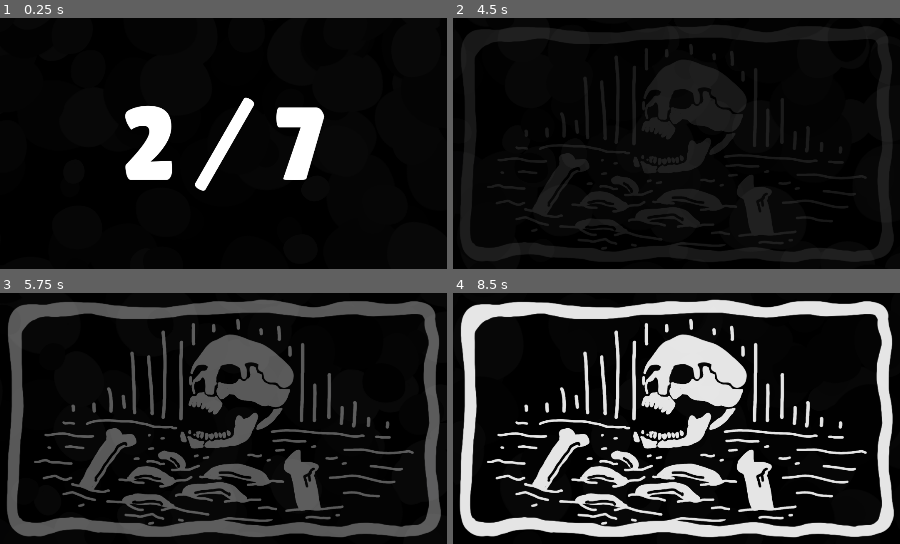
Above: before the commit, frames 1-4 (two rows, left to right).
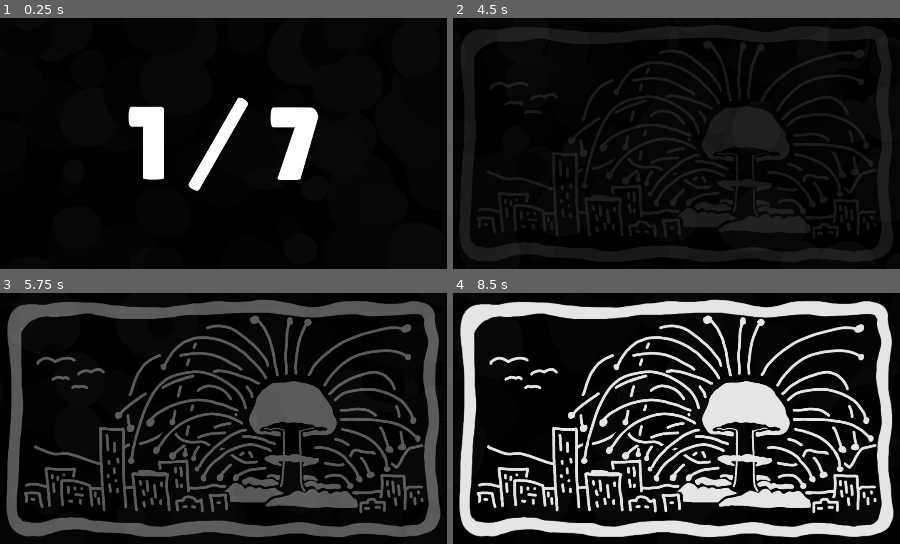
Above: after the commit, the same moments.

Repository: Hangover-Sunshine/DEFCON-JUNIOR
Game: Godot game, scene res://scenes/menus/menu_cutscene.tscn
Two runs of this game, one before a commit and one after it. Both use one fixed random seed, a clock stepped at 60 frames per second and the inputs below. This scene is started directly instead of the project's main scene.
Inputs:
- Up to frame 1 (0.25 s): no input
- Up to frame 2 (4.5 s): tap Enter at 0.5, 2 s; hold D (right) 0.53-1.28 s; tap Shift (dash) at 0.6, 2.85 s; tap Space (fire) at 1.25, 1.35 s; hold S (down) 1.28-2.03 s; hold D (right) 2.03-2.78 s; tap Q (shield) at 2.1, 4.35 s; hold W (up) 2.78-3.53 s; hold Space (fire) 3.53-4.28 s; hold A (left) from 3.53 s (still down)
- Up to frame 3 (5.75 s): release A (left) at 5.03 s; hold S (down) from 5.03 s (still down); tap Shift (dash) at 5.1 s
- Up to frame 4 (8.5 s): release S (down) at 5.78 s; hold D (right) 5.78-6.53 s; tap Space (fire) at 5.85, 7.25 s; hold W (up) 6.53-7.28 s; tap Q (shield) at 6.6 s; hold D (right) 7.28-8.03 s; tap Shift (dash) at 7.35 s; tap Enter at 8 s; hold S (down) from 8.03 s (still down); hold Space (fire) from 8.03 s (still down)

The runs differ from the first frame. In frame 1, 3.0% of the frame differs, in the area x 27-73%, y 31-69%; in frame 2, 1.4%; in frame 3, 24%; in frame 4, 26%, in the area x 1-99%, y 2-98%.

Commit message:
Update menu_cutscene
update for quick demo

Diff:
--- a/scenes/menus/menu_cutscene.tscn
+++ b/scenes/menus/menu_cutscene.tscn
@@ -512,6 +512,13 @@
 "RESET": SubResource("Animation_xemwa")
 }
 
+[sub_resource type="StyleBoxFlat" id="StyleBoxFlat_ercsp"]
+bg_color = Color(0.772549, 0.772549, 0.772549, 1)
+corner_radius_top_left = 25
+corner_radius_top_right = 25
+corner_radius_bottom_right = 25
+corner_radius_bottom_left = 25
+
 [sub_resource type="StyleBoxEmpty" id="StyleBoxEmpty_40arj"]
 
 [sub_resource type="StyleBoxFlat" id="StyleBoxFlat_m5alx"]
@@ -534,11 +541,18 @@
 Button/colors/font_pressed_color = Color(0.756863, 0.85098, 0.94902, 1)
 Button/font_sizes/font_size = 50
 Button/fonts/font = ExtResource("7_7smap")
-Button/styles/disabled = ExtResource("10_mav7b")
+Button/styles/disabled = SubResource("StyleBoxFlat_ercsp")
 Button/styles/focus = SubResource("StyleBoxEmpty_40arj")
 Button/styles/hover = SubResource("StyleBoxFlat_m5alx")
 Button/styles/normal = ExtResource("10_mav7b")
 Button/styles/pressed = SubResource("StyleBoxFlat_b6pes")
+
+[sub_resource type="StyleBoxFlat" id="StyleBoxFlat_12las"]
+bg_color = Color(0.772549, 0.772549, 0.772549, 1)
+corner_radius_top_left = 25
+corner_radius_top_right = 25
+corner_radius_bottom_right = 25
+corner_radius_bottom_left = 25
 
 [sub_resource type="StyleBoxFlat" id="StyleBoxFlat_vu1g2"]
 bg_color = Color(0.647059, 0.14902, 0.223529, 1)
@@ -560,7 +574,7 @@
 Button/colors/font_pressed_color = Color(1, 0.4, 0.458824, 1)
 Button/font_sizes/font_size = 50
 Button/fonts/font = ExtResource("7_7smap")
-Button/styles/disabled = ExtResource("11_bgicp")
+Button/styles/disabled = SubResource("StyleBoxFlat_12las")
 Button/styles/focus = SubResource("StyleBoxEmpty_40arj")
 Button/styles/hover = SubResource("StyleBoxFlat_vu1g2")
 Button/styles/normal = ExtResource("11_bgicp")
@@ -568,7 +582,7 @@
 
 [sub_resource type="Animation" id="Animation_w1avg"]
 resource_name = "SpeechToQuestion"
-length = 2.0
+length = 3.0
 tracks/0/type = "value"
 tracks/0/imported = false
 tracks/0/enabled = true
@@ -624,7 +638,7 @@
 tracks/4/interp = 1
 tracks/4/loop_wrap = true
 tracks/4/keys = {
-"times": PackedFloat32Array(0, 2),
+"times": PackedFloat32Array(0, 3),
 "transitions": PackedFloat32Array(1, 1),
 "update": 1,
 "values": [true, false]
@@ -636,10 +650,22 @@
 tracks/5/interp = 1
 tracks/5/loop_wrap = true
 tracks/5/keys = {
+"times": PackedFloat32Array(0, 3),
+"transitions": PackedFloat32Array(1, 1),
+"update": 1,
+"values": [true, false]
+}
+tracks/6/type = "value"
+tracks/6/imported = false
+tracks/6/enabled = true
+tracks/6/path = NodePath("Question_Labels/Question_Label:modulate")
+tracks/6/interp = 1
+tracks/6/loop_wrap = true
+tracks/6/keys = {
 "times": PackedFloat32Array(0, 2),
 "transitions": PackedFloat32Array(1, 1),
-"update": 1,
-"values": [true, false]
+"update": 0,
+"values": [Color(1, 1, 1, 0), Color(1, 1, 1, 1)]
 }
 
 [sub_resource type="Animation" id="Animation_6ee0x"]
@@ -715,6 +741,18 @@
 "transitions": PackedFloat32Array(1),
 "update": 1,
 "values": [false]
+}
+tracks/6/type = "value"
+tracks/6/imported = false
+tracks/6/enabled = true
+tracks/6/path = NodePath("Question_Labels/Question_Label:modulate")
+tracks/6/interp = 1
+tracks/6/loop_wrap = true
+tracks/6/keys = {
+"times": PackedFloat32Array(0),
+"transitions": PackedFloat32Array(1),
+"update": 0,
+"values": [Color(1, 1, 1, 0)]
 }
 
 [sub_resource type="AnimationLibrary" id="AnimationLibrary_vkcjb"]
@@ -1243,6 +1281,7 @@
 position = Vector2(4, -30)
 
 [node name="Question_Label" type="Label" parent="Question_Labels"]
+modulate = Color(1, 1, 1, 0)
 offset_left = 420.0
 offset_top = 705.0
 offset_right = 1500.0
--- a/scripts/menus/menu_cutscene.gd
+++ b/scripts/menus/menu_cutscene.gd
@@ -22,7 +22,7 @@
 
 
 # Manipulate this guy to run specific cutscene and to make scene not flash player
-var chapter = 2
+var chapter = 1
 var no_flash = false
 
 # 0 - Splash Art, 1 - Conversation
Not shown: 1 places in scenes/menus/menu_cutscene.tscn that only renumber resources
